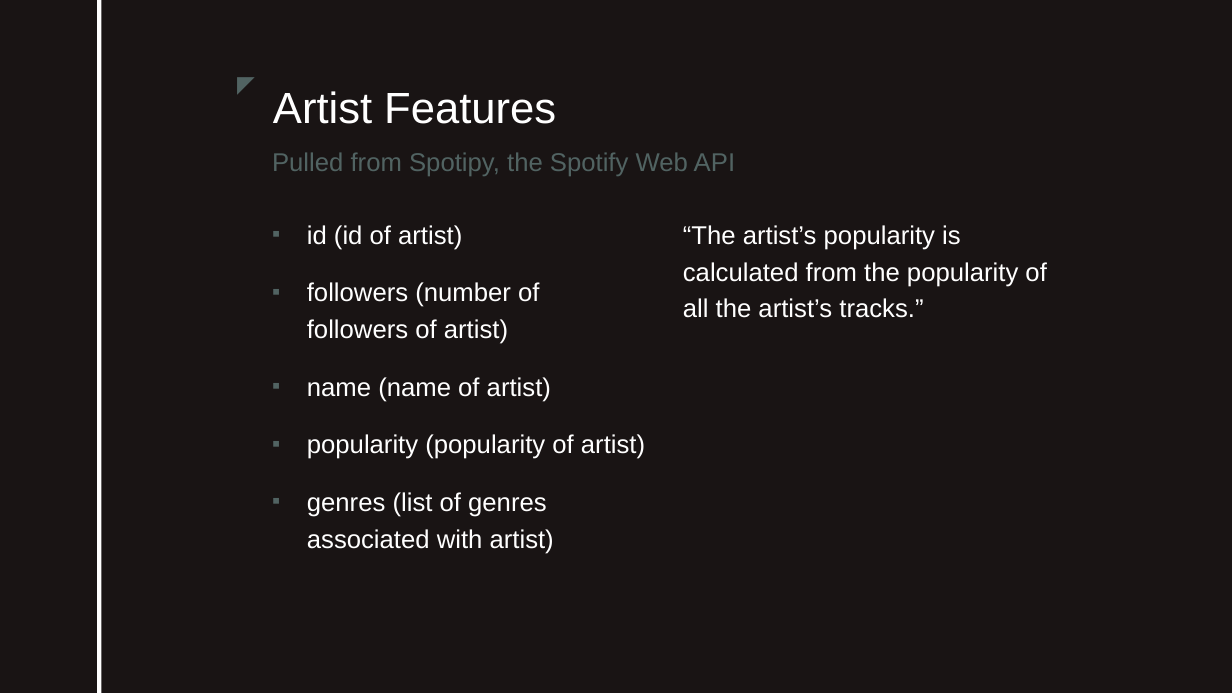
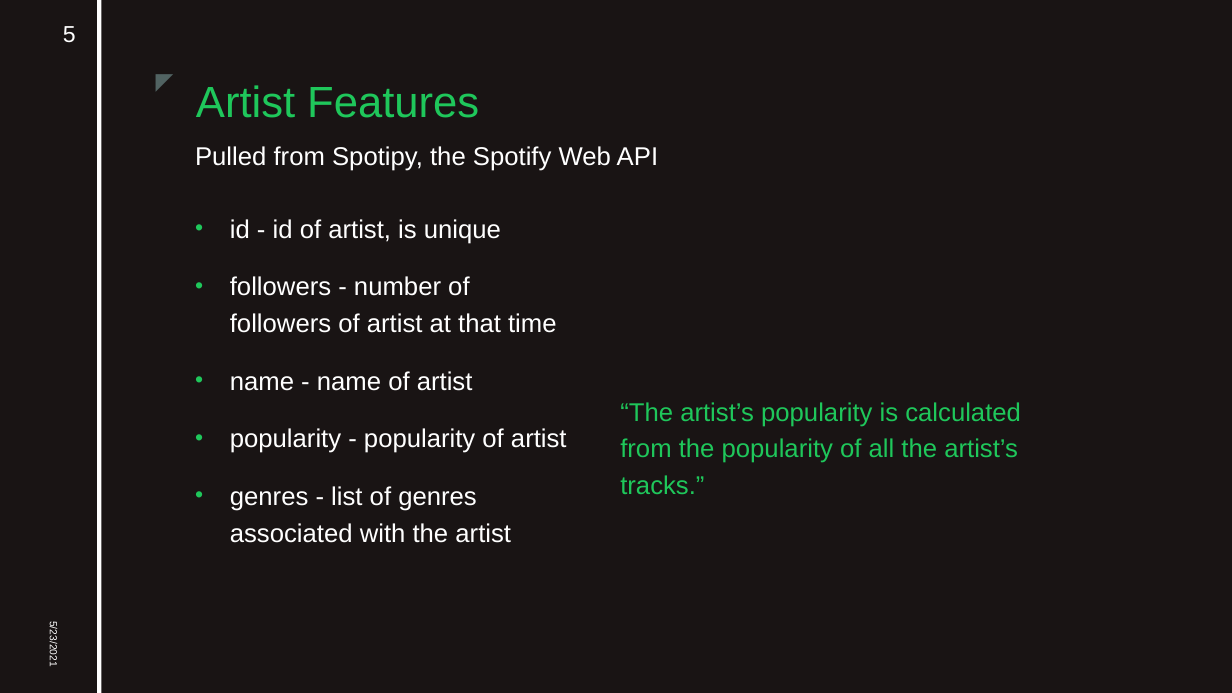
Before and after one commit to aklimchenko/spotify_artist_analysis, a slide deck: slide 5 of Spotify Data Analysis.pptx (slide 4 before the commit). Drawn at 1232x693 pixels with LibreOffice and Linux fonts; fonts in the diff are those of the drawing; background and template pictures are left out. Boxes give left, top, right and bottom in pixels: in the first picture for what was removed or moved away, otherwise in the second. Text is boxed around its words. In the diff, an @@ line names an element or a change of style, - is before the commit and + after.

Commit message:
Updated slides
Slides, graphics, and layout updated

```diff
--- a/Spotify Data Analysis.pptx
+++ b/Spotify Data Analysis.pptx
@@ page number added at (63,26,76,43), 18 pt, text #FFFFFF @@
+5
@@ text "◤": place and size @@
-text "◤" at (222,65,263,102)
+text "◤" at (140,62,182,99)
@@ title "Artist Features": place and size @@
-title "Artist Features" at (273,91,556,124)
+title "Artist Features" at (196,85,479,118)
@@ title "Artist Features" at (196,85,479,118): text colour #FFFFFF to #1FC75B @@
@@ text "Pulled from Spotipy, the Spotify ...": place and size @@
-text "Pulled from Spotipy, the Spotify ..." at (272,152,735,176)
+text "Pulled from Spotipy, the Spotify ..." at (195,146,658,171)
@@ text "Pulled from Spotipy, the Spotify ..." at (195,146,658,171): text colour #516362 to #FFFFFF @@
@@ text at (230,219,567,543): text changed @@
-▪ id (id of artist)
-▪ followers (number of followers of artist)
-▪ name (name of artist)
-▪ popularity (popularity of artist)
-▪ genres (list of genres associated with artist)
+• id - id of artist, is unique
+• followers - number of followers of artist at that time
+• name - name of artist
+• popularity - popularity of artist
+• genres - list of genres associated with the artist
@@ text "“The artist’s popularity is calculated ..." at (620,402,1021,495): text colour #FFFFFF to #1FC75B @@
@@ text "“The artist’s popularity is calculated ...": place and size @@
-text "“The artist’s popularity is calculated ..." at (683,225,1046,318)
+text "“The artist’s popularity is calculated ..." at (620,402,1021,495)
@@ text added at (48,625,59,666), 8 pt, text #FFFFFF @@
+5/23/2021
```
Also in this commit, not shown: 5 other slides changed, 6 slides added, 9 slides removed, 1 other file.
